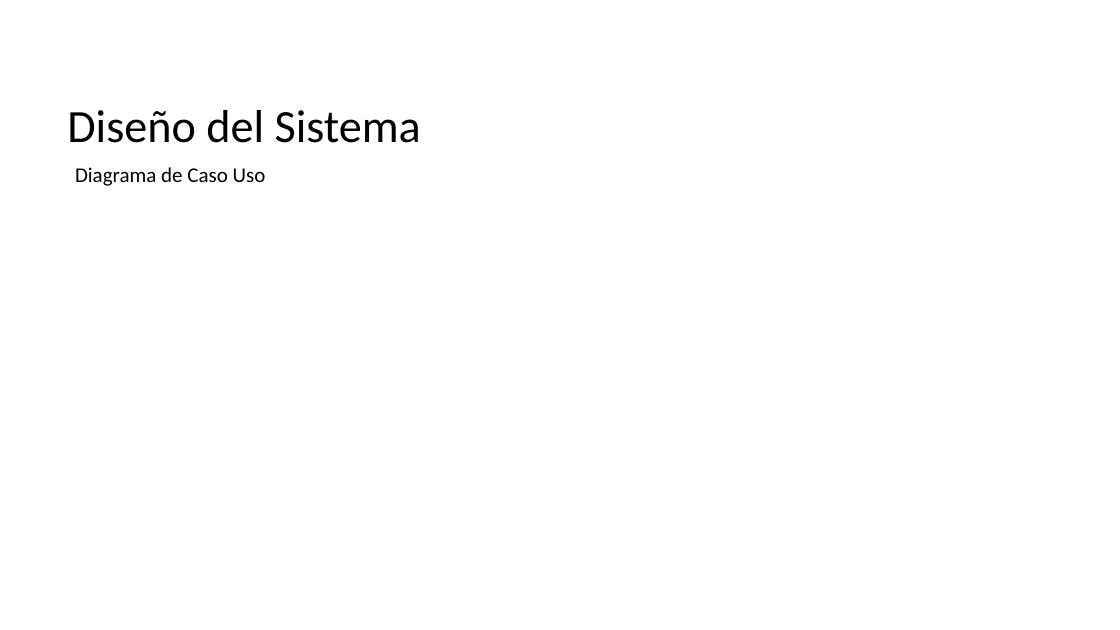
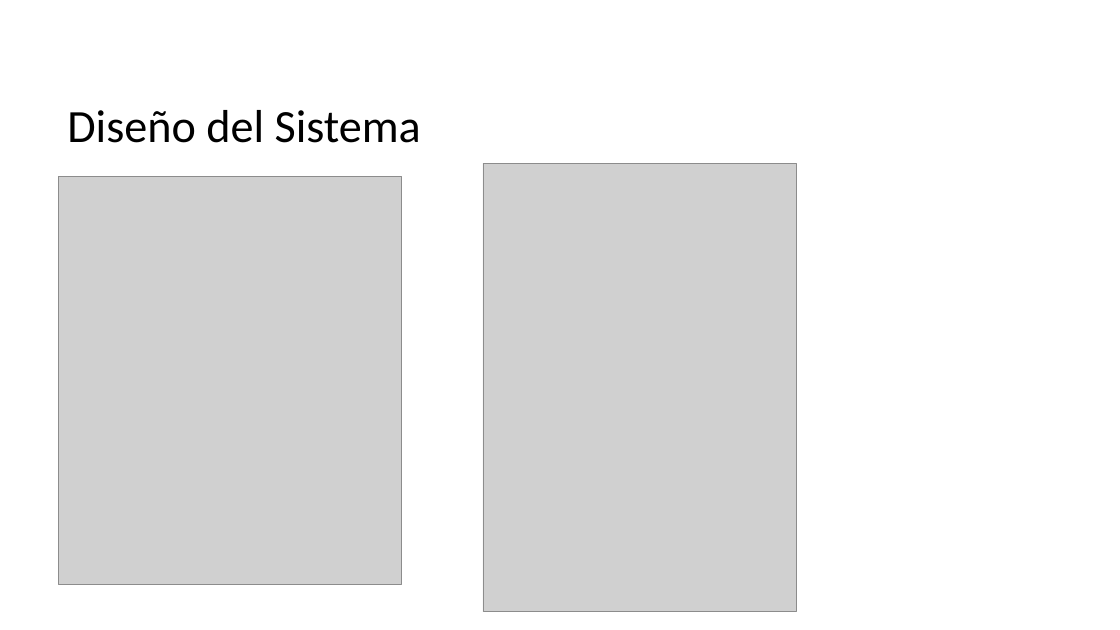
Before and after one commit to CodeFixService/Capstone, a slide deck: slide 4 of fase2/Documentacion Asignatura PTY4614/Estructura Presentación 2-Capstone.pptx. Drawn at 1120x630 pixels with LibreOffice and Linux fonts; fonts in the diff are those of the drawing; grey boxes stand for pictures; background and template pictures are left out. Boxes give left, top, right and bottom in pixels: in the first picture for what was removed or moved away, otherwise in the second. Text is boxed around its words. In the diff, an @@ line names an element or a change of style, - is before the commit and + after.

```diff
--- a/fase2/Documentacion Asignatura PTY4614/Estructura Presentación 2-Capstone.pptx
+++ b/fase2/Documentacion Asignatura PTY4614/Estructura Presentación 2-Capstone.pptx
@@ picture added at (59, 176, 402, 585) @@
@@ text removed at (75, 167, 266, 186) @@
-Diagrama de Caso Uso
@@ picture added at (483, 163, 797, 612) @@
```
Also in this commit, not shown: 6 other slides changed, 4 slides added, 2 slides removed, 1 other file.
